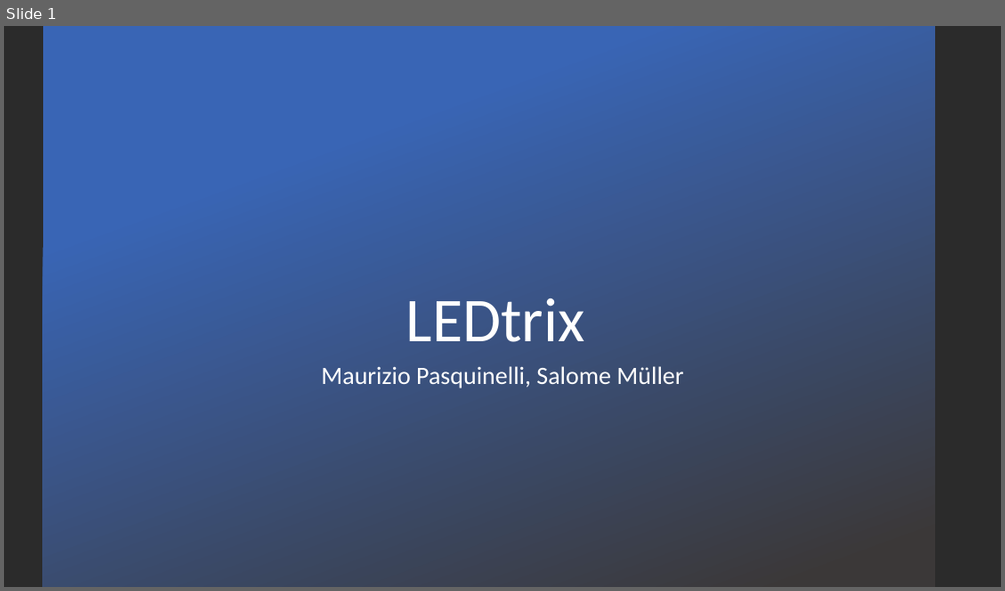
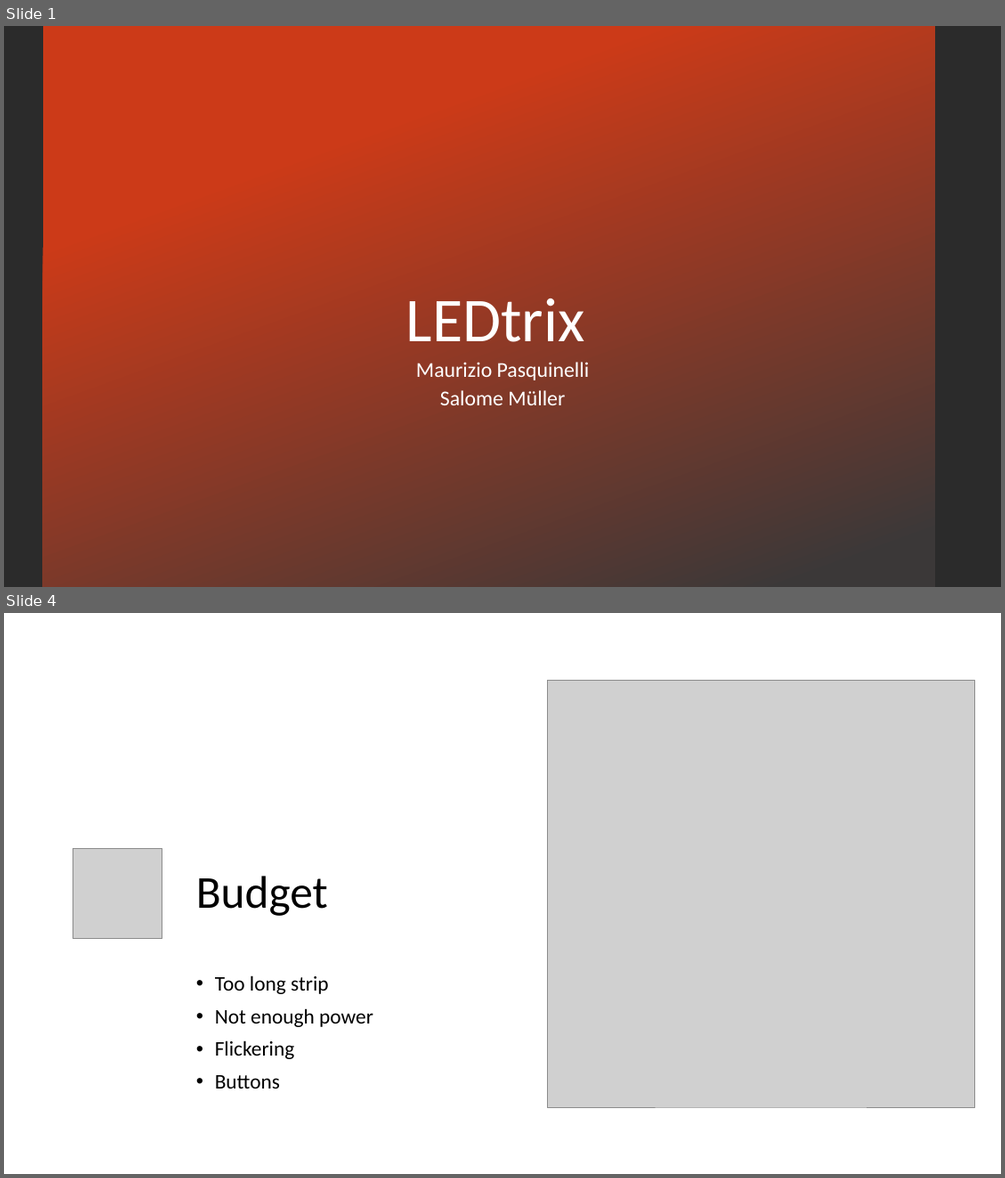
Before and after one commit to mpas97/LEDtrix, a slide deck: Bericht/Presentation.pptx. Shown one above the other, each under a label of ours: slide 1 before the commit, slides 1 and 4 after it; the slides between them are not shown. The pictures are 1005x591 and 1005x1178 pixels, drawn with LibreOffice and Linux fonts; fonts in the diff are those of the drawing; grey boxes stand for pictures; background and template pictures are left out; a plain dark background stands for a picture behind light text. Boxes give left, top, right and bottom in pixels: in the first picture for what was removed or moved away, otherwise in the second. Text is boxed around its words. In the diff, an @@ line names an element or a change of style, - is before the commit and + after.

```diff
--- a/Bericht/Presentation.pptx
+++ b/Bericht/Presentation.pptx
@@ slide 4 added at box(4, 613, 1001, 1174), background #FFFFFF @@
@@ picture added at box(547, 680, 974, 1107) @@
@@ picture added at box(73, 849, 162, 938) @@
@@ title added at box(196, 876, 328, 916), 44 pt, text #000000 @@
+Budget
@@ text added at box(215, 975, 373, 1088), 20 pt, text #000000 @@
+• Too long strip
+• Not enough power
+• Flickering
+• Buttons
@@ slide 1 changed as well @@
@@ rectangle at box(43, 26, 935, 587): fill gradient #3965B5 to #3B3838 to gradient #CC3B18 to #3B3838 @@
@@ subtitle at box(416, 362, 590, 405): text changed; size 24 to 20.4 pt @@
-Maurizio Pasquinelli, Salome Müller
+Maurizio Pasquinelli
+Salome Müller
```
Also in this commit, not shown: 6 other slides changed, 7 other files.
